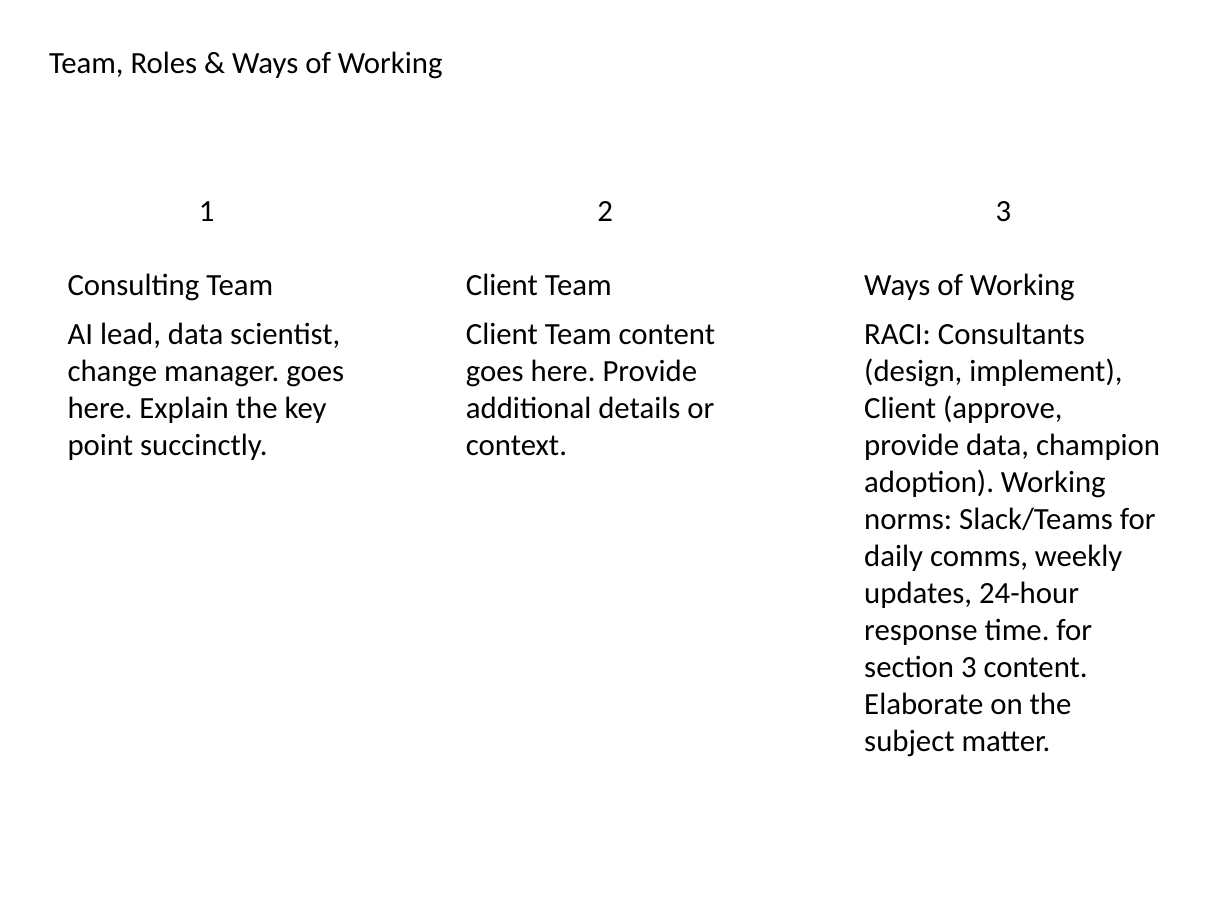
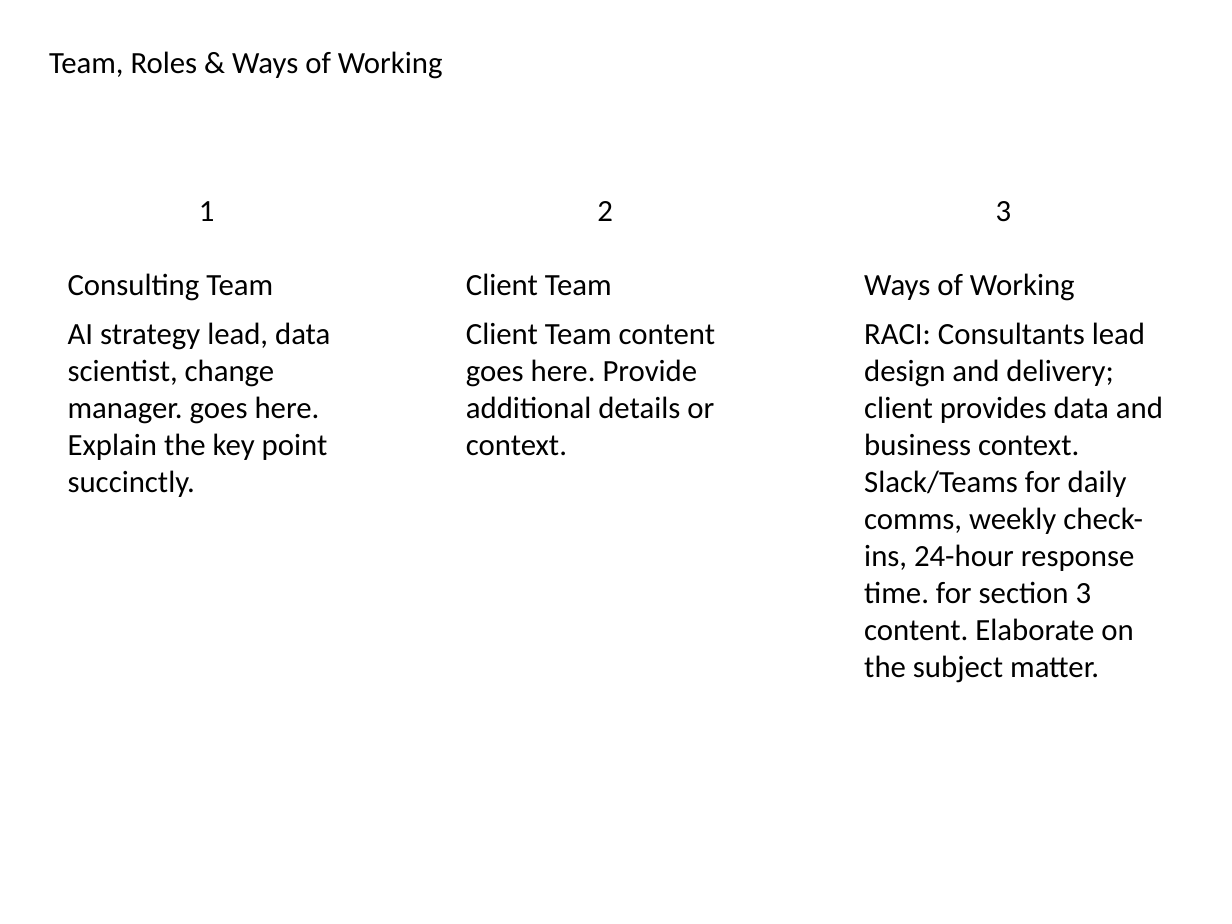
Before and after one commit to vedant1811/kenley-create-decks, a slide deck: slide 7 of src/lib/output/GeneratedPresentation.pptx. Drawn at 1232x924 pixels with LibreOffice and Linux fonts; fonts in the diff are those of the drawing. Boxes give left, top, right and bottom in pixels: in the first picture for what was removed or moved away, otherwise in the second. Text is boxed around its words. In the diff, an @@ line names an element or a change of style, - is before the commit and + after.

```diff
--- a/src/lib/output/GeneratedPresentation.pptx
+++ b/src/lib/output/GeneratedPresentation.pptx
@@ text at <box>68,322,330,497</box>: text changed @@
-AI lead, data scientist, change manager. goes here. Explain the key point succinctly.
+AI strategy lead, data scientist, change manager. goes here. Explain the key point succinctly.
@@ text at <box>864,322,1163,683</box>: text changed @@
-RACI: Consultants (design, implement), Client (approve, provide data, champion adoption). Working norms: Slack/Teams for daily comms, weekly updates, 24-hour response time. for section 3 content. Elaborate on the subject matter.
+RACI: Consultants lead design and delivery; client provides data and business context. Slack/Teams for daily comms, weekly check-ins, 24-hour response time. for section 3 content. Elaborate on the subject matter.
```
Also in this commit, not shown: 8 other slides changed, 1 slide added, 1 slide removed, 2 other files.
